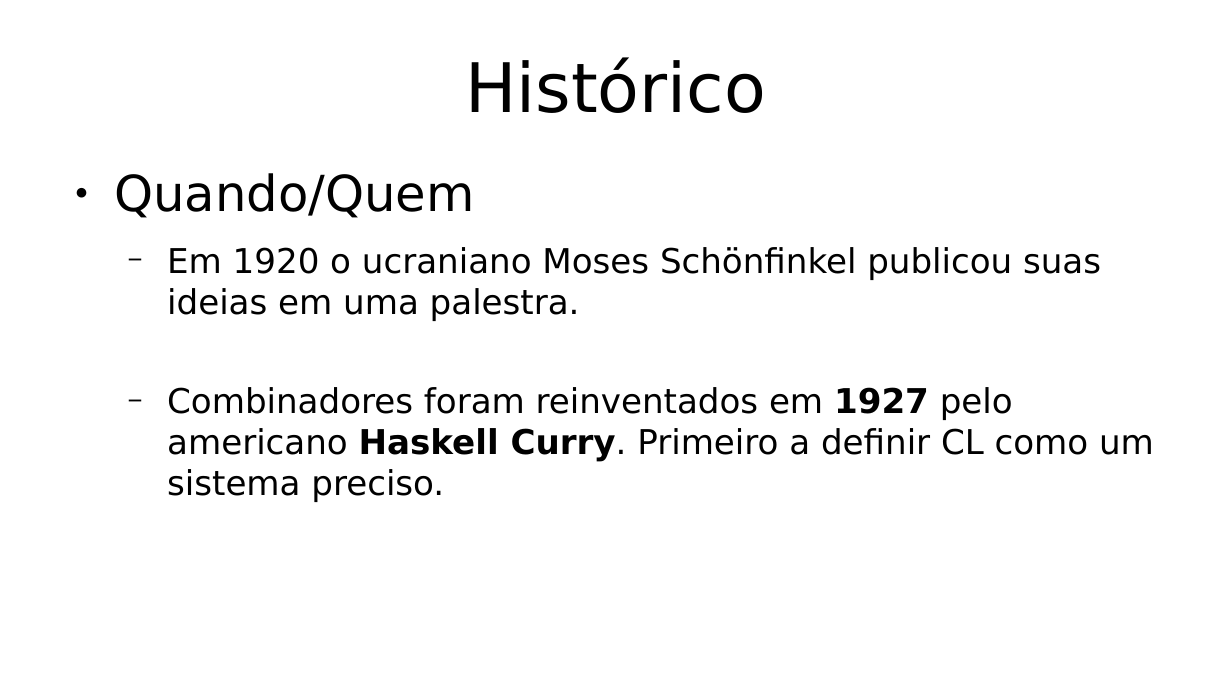
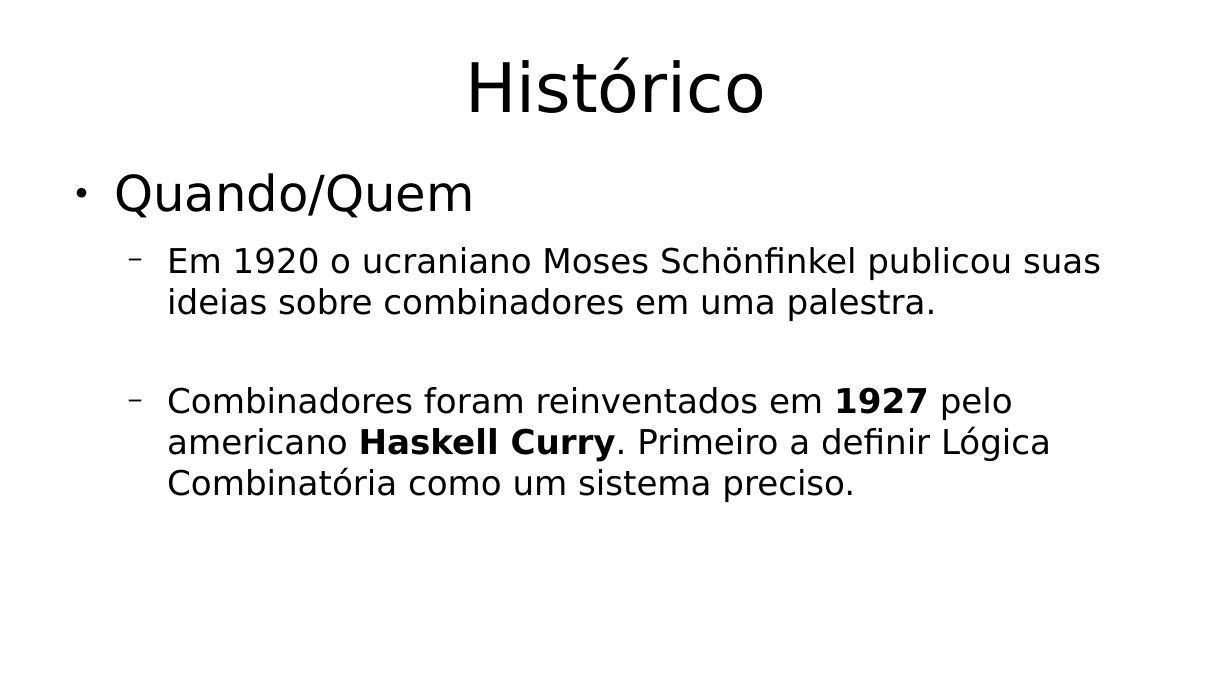
Before and after one commit to hlah/teoria_da_computacao, a slide deck: slide 2 of pesquisa/slides.odp (slide 5 before the commit). Drawn at 1232x693 pixels with LibreOffice and Linux fonts; fonts in the diff are those of the drawing. Boxes give left, top, right and bottom in pixels: in the first picture for what was removed or moved away, otherwise in the second. Text is boxed around its words. In the diff, an @@ line names an element or a change of style, - is before the commit and + after.

```diff
--- a/pesquisa/slides.odp
+++ b/pesquisa/slides.odp
@@ text at <box>167,247,1101,502</box>: text changed @@
-  − Em 1920 o ucraniano Moses Schönfinkel publicou suas ideias em uma palestra.
-  − Combinadores foram reinventados em 1927 pelo americano Haskell Curry. Primeiro a definir CL como um sistema preciso.
+  − Em 1920 o ucraniano Moses Schönfinkel publicou suas ideias sobre combinadores em uma palestra.
+  − Combinadores foram reinventados em 1927 pelo americano Haskell Curry. Primeiro a definir Lógica Combinatória como um sistema preciso.
```
Also in this commit, not shown: 7 other slides changed, 1 other file.
